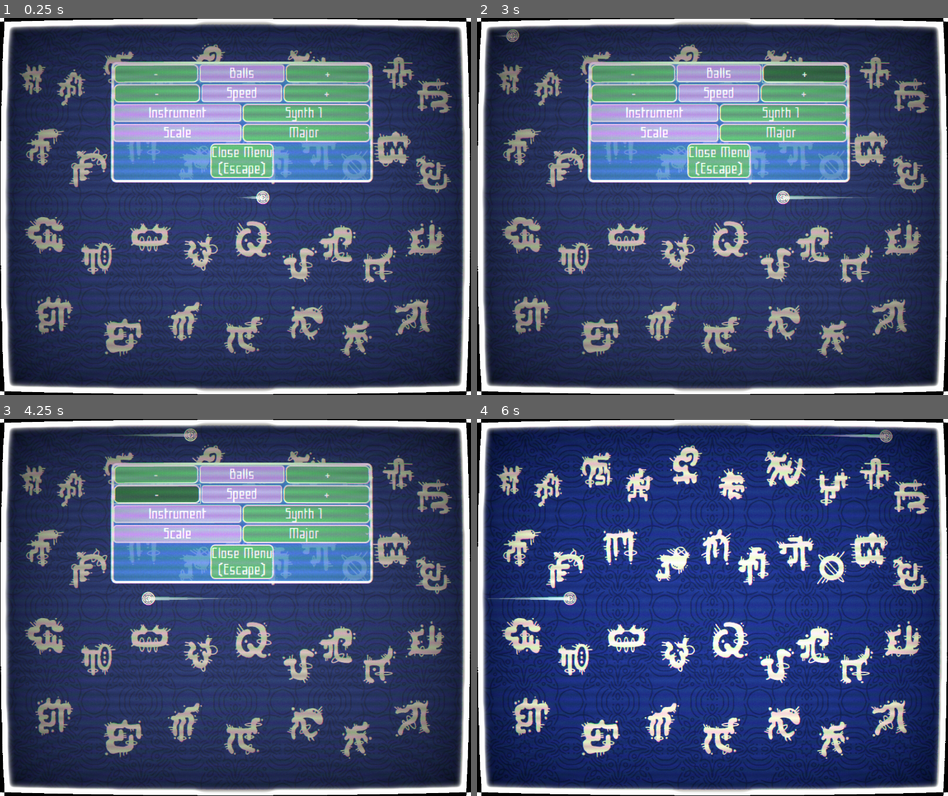
Above: before the commit, frames 1-4 (two rows, left to right).
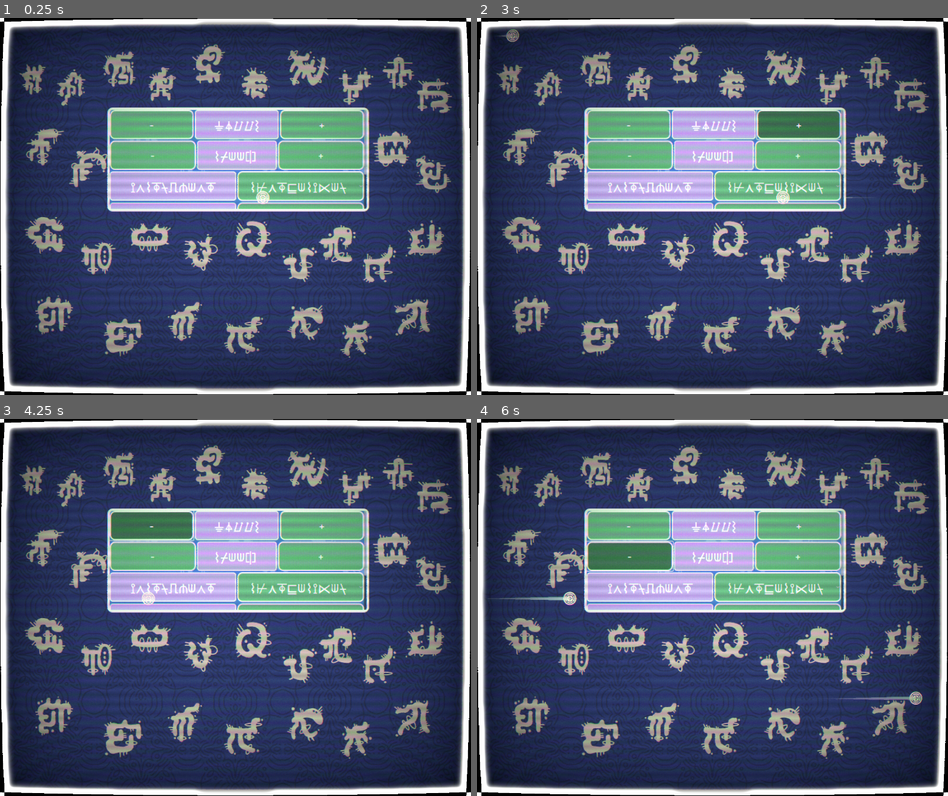
Above: after the commit, the same moments.

Repository: C-RJohnston/KBoard-Pong
Game: Godot game, scene res://MainScene.tscn
Same seed, same stepped clock (60 frames per second), same inputs: the game is played once before the commit and once after it.
Inputs (mouse positions are in pixels of both pictures, inside the frame that each line leads up to):
- Up to frame 1 (0.25 s): no input
- Up to frame 2 (3 s): click "Synth 1" (after the commit: "⌇⊬⋏⏁⊑⟒⌇⟟⋉⟒⍀") at 0.5 s; click "Major" (after the commit: "⋔⏃⟊⍜⍀") at 1.25 s; click "-" at 2 s; click "+" at 2.75 s
- Up to frame 3 (4.25 s): click "-" at 3.5 s
- Up to frame 4 (6 s): click "+" at 4.25 s; click "Close Menu (Escape)" (after the commit: "☊⌰⍜⌇⟒ ⋔⟒⋏⎍") at 5 s; click (627, 554) at 5.75 s, where only the run after the commit has a clickable "-"

The runs differ from the first frame. In frame 1, 21% of the frame differs, in the area x 22-80%, y 11-52%; in frame 2, 21%; in frame 3, 21%; in frame 4, 47%, in the area x 2-99%, y 1-99%.

Commit message:
alien language

Diff:
--- a/MainScene.tscn
+++ b/MainScene.tscn
@@ -600,10 +600,10 @@
 color = Color(0.2, 0.2, 0.2, 0.4)
 
 [node name="PanelContainer" type="PanelContainer" parent="."]
-offset_left = 355.0
-offset_top = 140.0
-offset_right = 1186.0
-offset_bottom = 524.0
+offset_left = 343.0
+offset_top = 286.0
+offset_right = 1174.0
+offset_bottom = 616.0
 theme = ExtResource("45_m8127")
 
 [node name="ScrollContainer" type="ScrollContainer" parent="PanelContainer"]
@@ -630,7 +630,7 @@
 layout_mode = 2
 size_flags_horizontal = 3
 theme = ExtResource("45_m8127")
-text = "Balls"
+text = "⏚⏃⌰⌰⌇"
 horizontal_alignment = 1
 vertical_alignment = 1
 
@@ -651,7 +651,7 @@
 
 [node name="Label" type="Label" parent="PanelContainer/ScrollContainer/VBoxContainer/Speed"]
 layout_mode = 2
-text = "      Speed      "
+text = "    ⌇⌿⟒⟒⎅     "
 
 [node name="SpeedPlus" type="Button" parent="PanelContainer/ScrollContainer/VBoxContainer/Speed"]
 layout_mode = 2
@@ -666,7 +666,7 @@
 [node name="Label" type="Label" parent="PanelContainer/ScrollContainer/VBoxContainer/Instrument"]
 layout_mode = 2
 size_flags_horizontal = 3
-text = "Instrument"
+text = "⟟⋏⌇⏁⍀⎍⋔⟒⋏⏁"
 horizontal_alignment = 1
 vertical_alignment = 1
 
@@ -677,10 +677,10 @@
 selected = 0
 allow_reselect = true
 item_count = 3
-popup/item_0/text = "Synth 1"
-popup/item_1/text = "Piano"
+popup/item_0/text = "⌇⊬⋏⏁⊑⟒⌇⟟⋉⟒⍀"
+popup/item_1/text = "⌿⟟⏃⋏⍜"
 popup/item_1/id = 1
-popup/item_2/text = "Guitar"
+popup/item_2/text = "☌⎍⟟⏁⏃⍀"
 popup/item_2/id = 2
 
 [node name="Scale" type="HBoxContainer" parent="PanelContainer/ScrollContainer/VBoxContainer"]
@@ -689,7 +689,7 @@
 [node name="Label" type="Label" parent="PanelContainer/ScrollContainer/VBoxContainer/Scale"]
 layout_mode = 2
 size_flags_horizontal = 3
-text = "Scale"
+text = "⌇☊⏃⌰⟒"
 horizontal_alignment = 1
 vertical_alignment = 1
 
@@ -699,14 +699,14 @@
 alignment = 1
 selected = 0
 item_count = 5
-popup/item_0/text = "Major"
-popup/item_1/text = "Minor"
+popup/item_0/text = "⋔⏃⟊⍜⍀"
+popup/item_1/text = "⋔⟟⋏⍜⍀"
 popup/item_1/id = 1
-popup/item_2/text = "Dorian"
+popup/item_2/text = "⎅⍜⍀⟟⏃⋏"
 popup/item_2/id = 2
-popup/item_3/text = "Aeorian"
+popup/item_3/text = "⏃⟒⍀⟟⍜⏃⋏"
 popup/item_3/id = 4
-popup/item_4/text = "Phrygian"
+popup/item_4/text = "⌿⊑⍀⊬☌⟟⏃⋏"
 popup/item_4/id = 5
 
 [node name="ExitMenu" type="HBoxContainer" parent="PanelContainer/ScrollContainer/VBoxContainer"]
@@ -717,8 +717,7 @@
 layout_mode = 2
 size_flags_horizontal = 0
 mouse_filter = 1
-text = "Close Menu
-(Escape)"
+text = "☊⌰⍜⌇⟒ ⋔⟒⋏⎍"
 
 [node name="BG" type="Node2D" parent="."]
 z_index = -9
